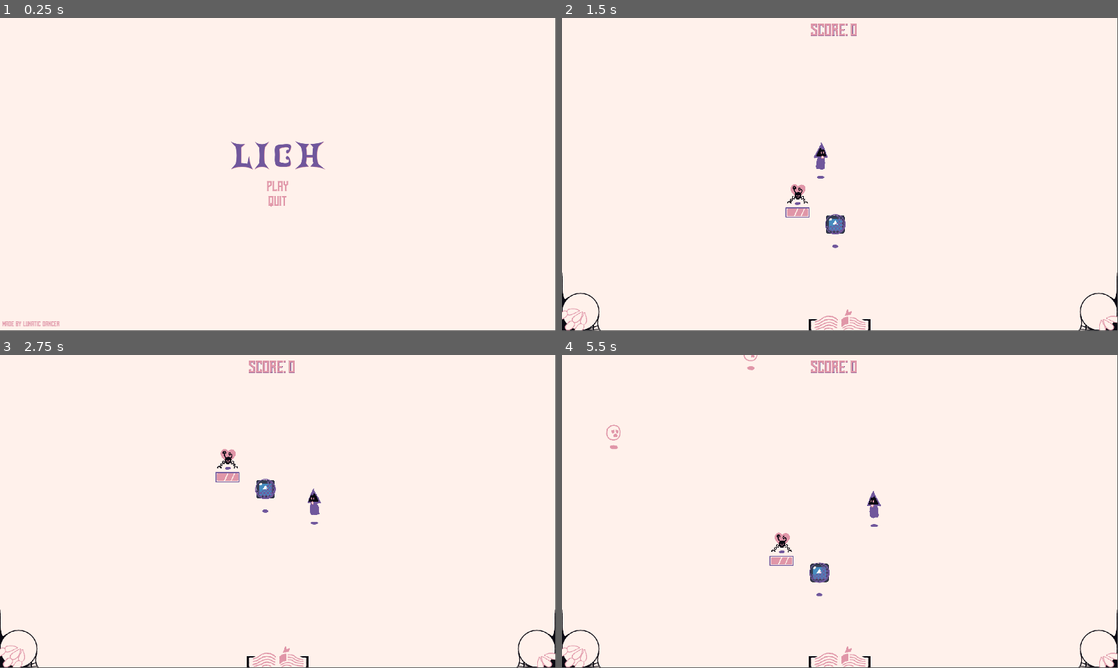
Above: before the commit, frames 1-4 (two rows, left to right).
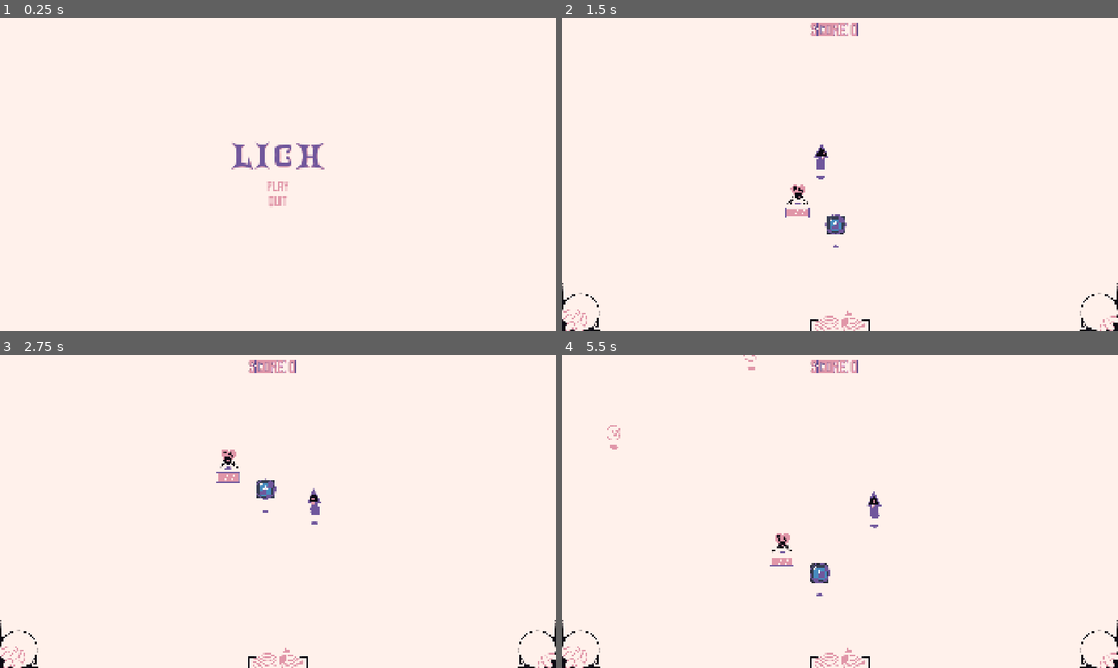
Above: after the commit, the same moments.

Repository: LunaticDancer/Lich
Game: Godot game, scene res://core/world.tscn
Two runs of this game, one before a commit and one after it. Both use one fixed random seed, a clock stepped at 60 frames per second and the inputs below. The engine's default icon, where the game draws it, is replaced by a stand-in: a white triangle on a blue panel in a dark square.
Inputs (mouse positions are in pixels of both pictures, inside the frame that each line leads up to):
- Up to frame 1 (0.25 s): no input
- Up to frame 2 (1.5 s): click "Play" at 0.5 s; move the mouse to (962, 158) at 1.27 s; hold Right (right) from 1.28 s (still down); hold Right mouse button (ability) from 1.28 s (still down)
- Up to frame 3 (2.75 s): move the mouse to (166, 527) at 2.02 s; release Right (right) at 2.03 s; release Right mouse button (ability) at 2.03 s; hold Down (down) from 2.03 s (still down); click (166, 527) at 2.1 s
- Up to frame 4 (5.5 s): move the mouse to (895, 442) at 2.77 s; release Down (down) at 2.78 s; hold Right (right) 2.78-3.53 s; hold Space (dodge) 2.78-3.53 s; move the mouse to (812, 574) at 3.52 s; hold Up (up) 3.53-4.28 s; tap R (restore) at 3.6 s; move the mouse to (1006, 558) at 4.27 s; hold Right mouse button (ability) 4.28-5.03 s; hold Left (left) from 4.28 s (still down); move the mouse to (673, 464) at 5.02 s; click (673, 464) at 5.1 s
In our replay, the window is 799x449 before the commit and 800x450 after it. These sizes can differ from the game's own. Grey fills any space a smaller window leaves; there, only what the larger window draws over its background counts as a difference.

The runs differ from the first frame. In frame 1, 0.5% of the frame differs, in the area x 0-59%, y 39-99%; in frame 2, 1.1%; in frame 3, 1.1%; in frame 4, 1.2%, in the area x 0-100%, y 0-100%.

Commit message:
update to Godot 4.5, fixed UI scaling

Diff:
--- a/core/game_controller.gd
+++ b/core/game_controller.gd
@@ -21,7 +21,7 @@
 
 # Called when the node enters the scene tree for the first time.
 func _ready():
-	DisplayServer.window_set_mode(DisplayServer.WINDOW_MODE_FULLSCREEN)
+	# DisplayServer.window_set_mode(DisplayServer.WINDOW_MODE_FULLSCREEN)
 	Input.set_custom_mouse_cursor(hand_cursor, Input.CURSOR_ARROW, Vector2(63,63))
 
 # Called every frame. 'delta' is the elapsed time since the previous frame.
--- a/core/world.tscn
+++ b/core/world.tscn
@@ -15,13 +15,13 @@
 [ext_resource type="Texture2D" uid="uid://dghrmefrjqvnc" path="res://ui/DashBook.png" id="9_buipd"]
 [ext_resource type="Texture2D" uid="uid://ddml00rfkucsy" path="res://ui/Dash1.png" id="10_kav2h"]
 [ext_resource type="Texture2D" uid="uid://bopfaewgn8nmg" path="res://ui/Dash2.png" id="11_bkyve"]
-[ext_resource type="Shader" path="res://enemies/blood_vfx/blood_splatter.gdshader" id="13_wbq3w"]
+[ext_resource type="Shader" uid="uid://bhr5slljm8npe" path="res://enemies/blood_vfx/blood_splatter.gdshader" id="13_wbq3w"]
 
 [sub_resource type="StyleBoxEmpty" id="StyleBoxEmpty_8qm36"]
 
+[sub_resource type="StyleBoxEmpty" id="StyleBoxEmpty_ad0g2"]
+
 [sub_resource type="StyleBoxEmpty" id="StyleBoxEmpty_yuoex"]
-
-[sub_resource type="StyleBoxEmpty" id="StyleBoxEmpty_ad0g2"]
 
 [sub_resource type="StyleBoxEmpty" id="StyleBoxEmpty_ywihm"]
 
@@ -53,11 +53,15 @@
 anchors_preset = 15
 anchor_right = 1.0
 anchor_bottom = 1.0
+offset_right = 1280.0
+offset_bottom = 600.0
 grow_horizontal = 2
 grow_vertical = 2
+size_flags_horizontal = 3
+size_flags_vertical = 3
 
 [node name="VBoxContainer" type="VBoxContainer" parent="UI/MainMenu"]
-layout_mode = 2
+layout_mode = 0
 offset_left = 420.0
 offset_right = 1500.0
 offset_bottom = 1080.0
@@ -77,30 +81,30 @@
 [node name="Play" type="Button" parent="UI/MainMenu/VBoxContainer"]
 layout_mode = 2
 theme_override_colors/font_color = Color(0.878431, 0.588235, 0.658824, 1)
-theme_override_colors/font_pressed_color = Color(0.0392157, 0.0352941, 0.0705882, 1)
-theme_override_colors/font_hover_color = Color(0.439216, 0.341176, 0.611765, 1)
-theme_override_colors/font_focus_color = Color(0.439216, 0.341176, 0.611765, 1)
+theme_override_colors/font_focus_color = Color(0.439216, 0.341176, 0.611765, 1)
+theme_override_colors/font_pressed_color = Color(0.0392157, 0.0352941, 0.0705882, 1)
+theme_override_colors/font_hover_color = Color(0.439216, 0.341176, 0.611765, 1)
 theme_override_constants/outline_size = 0
 theme_override_fonts/font = ExtResource("5_ncdfs")
 theme_override_font_sizes/font_size = 48
 theme_override_styles/normal = SubResource("StyleBoxEmpty_8qm36")
-theme_override_styles/hover = SubResource("StyleBoxEmpty_yuoex")
-theme_override_styles/pressed = SubResource("StyleBoxEmpty_ad0g2")
+theme_override_styles/pressed = SubResource("StyleBoxEmpty_ad0g2")
+theme_override_styles/hover = SubResource("StyleBoxEmpty_yuoex")
 theme_override_styles/focus = SubResource("StyleBoxEmpty_ywihm")
 text = "Play"
 
 [node name="Quit" type="Button" parent="UI/MainMenu/VBoxContainer"]
 layout_mode = 2
 theme_override_colors/font_color = Color(0.878431, 0.588235, 0.658824, 1)
-theme_override_colors/font_pressed_color = Color(0.0392157, 0.0352941, 0.0705882, 1)
-theme_override_colors/font_hover_color = Color(0.439216, 0.341176, 0.611765, 1)
-theme_override_colors/font_focus_color = Color(0.439216, 0.341176, 0.611765, 1)
+theme_override_colors/font_focus_color = Color(0.439216, 0.341176, 0.611765, 1)
+theme_override_colors/font_pressed_color = Color(0.0392157, 0.0352941, 0.0705882, 1)
+theme_override_colors/font_hover_color = Color(0.439216, 0.341176, 0.611765, 1)
 theme_override_constants/outline_size = 0
 theme_override_fonts/font = ExtResource("5_ncdfs")
 theme_override_font_sizes/font_size = 48
 theme_override_styles/normal = SubResource("StyleBoxEmpty_8qm36")
-theme_override_styles/hover = SubResource("StyleBoxEmpty_yuoex")
-theme_override_styles/pressed = SubResource("StyleBoxEmpty_ad0g2")
+theme_override_styles/pressed = SubResource("StyleBoxEmpty_ad0g2")
+theme_override_styles/hover = SubResource("StyleBoxEmpty_yuoex")
 theme_override_styles/focus = SubResource("StyleBoxEmpty_ywihm")
 text = "Quit"
 
@@ -130,11 +134,13 @@
 anchors_preset = 15
 anchor_right = 1.0
 anchor_bottom = 1.0
+offset_right = 1280.0
+offset_bottom = 600.0
 grow_horizontal = 2
 grow_vertical = 2
 
 [node name="VBoxContainer" type="VBoxContainer" parent="UI/AbilityPickUpScreen"]
-layout_mode = 2
+layout_mode = 0
 offset_left = 420.0
 offset_right = 1500.0
 offset_bottom = 1080.0
@@ -176,15 +182,15 @@
 [node name="TakeAbility" type="Button" parent="UI/AbilityPickUpScreen/VBoxContainer/HBoxContainer"]
 layout_mode = 2
 theme_override_colors/font_color = Color(0.878431, 0.588235, 0.658824, 1)
-theme_override_colors/font_pressed_color = Color(0.0392157, 0.0352941, 0.0705882, 1)
-theme_override_colors/font_hover_color = Color(0.439216, 0.341176, 0.611765, 1)
-theme_override_colors/font_focus_color = Color(0.439216, 0.341176, 0.611765, 1)
+theme_override_colors/font_focus_color = Color(0.439216, 0.341176, 0.611765, 1)
+theme_override_colors/font_pressed_color = Color(0.0392157, 0.0352941, 0.0705882, 1)
+theme_override_colors/font_hover_color = Color(0.439216, 0.341176, 0.611765, 1)
 theme_override_constants/outline_size = 0
 theme_override_fonts/font = ExtResource("5_ncdfs")
 theme_override_font_sizes/font_size = 64
 theme_override_styles/normal = SubResource("StyleBoxEmpty_8qm36")
-theme_override_styles/hover = SubResource("StyleBoxEmpty_yuoex")
-theme_override_styles/pressed = SubResource("StyleBoxEmpty_ad0g2")
+theme_override_styles/pressed = SubResource("StyleBoxEmpty_ad0g2")
+theme_override_styles/hover = SubResource("StyleBoxEmpty_yuoex")
 theme_override_styles/focus = SubResource("StyleBoxEmpty_ywihm")
 text = "Take"
 
@@ -195,15 +201,15 @@
 [node name="DiscardAbility" type="Button" parent="UI/AbilityPickUpScreen/VBoxContainer/HBoxContainer"]
 layout_mode = 2
 theme_override_colors/font_color = Color(0.878431, 0.588235, 0.658824, 1)
-theme_override_colors/font_pressed_color = Color(0.0392157, 0.0352941, 0.0705882, 1)
-theme_override_colors/font_hover_color = Color(0.439216, 0.341176, 0.611765, 1)
-theme_override_colors/font_focus_color = Color(0.439216, 0.341176, 0.611765, 1)
+theme_override_colors/font_focus_color = Color(0.439216, 0.341176, 0.611765, 1)
+theme_override_colors/font_pressed_color = Color(0.0392157, 0.0352941, 0.0705882, 1)
+theme_override_colors/font_hover_color = Color(0.439216, 0.341176, 0.611765, 1)
 theme_override_constants/outline_size = 0
 theme_override_fonts/font = ExtResource("5_ncdfs")
 theme_override_font_sizes/font_size = 64
 theme_override_styles/normal = SubResource("StyleBoxEmpty_8qm36")
-theme_override_styles/hover = SubResource("StyleBoxEmpty_yuoex")
-theme_override_styles/pressed = SubResource("StyleBoxEmpty_ad0g2")
+theme_override_styles/pressed = SubResource("StyleBoxEmpty_ad0g2")
+theme_override_styles/hover = SubResource("StyleBoxEmpty_yuoex")
 theme_override_styles/focus = SubResource("StyleBoxEmpty_ywihm")
 text = "Discard
 "
@@ -215,11 +221,13 @@
 anchors_preset = 15
 anchor_right = 1.0
 anchor_bottom = 1.0
+offset_right = 1280.0
+offset_bottom = 600.0
 grow_horizontal = 2
 grow_vertical = 2
 
 [node name="VBoxContainer" type="VBoxContainer" parent="UI/PauseMenu"]
-layout_mode = 2
+layout_mode = 0
 offset_left = 420.0
 offset_right = 1500.0
 offset_bottom = 1080.0
@@ -239,45 +247,45 @@
 [node name="Resume" type="Button" parent="UI/PauseMenu/VBoxContainer"]
 layout_mode = 2
 theme_override_colors/font_color = Color(0.878431, 0.588235, 0.658824, 1)
-theme_override_colors/font_pressed_color = Color(0.0392157, 0.0352941, 0.0705882, 1)
-theme_override_colors/font_hover_color = Color(0.439216, 0.341176, 0.611765, 1)
-theme_override_colors/font_focus_color = Color(0.439216, 0.341176, 0.611765, 1)
+theme_override_colors/font_focus_color = Color(0.439216, 0.341176, 0.611765, 1)
+theme_override_colors/font_pressed_color = Color(0.0392157, 0.0352941, 0.0705882, 1)
+theme_override_colors/font_hover_color = Color(0.439216, 0.341176, 0.611765, 1)
 theme_override_constants/outline_size = 0
 theme_override_fonts/font = ExtResource("5_ncdfs")
 theme_override_font_sizes/font_size = 48
 theme_override_styles/normal = SubResource("StyleBoxEmpty_8qm36")
-theme_override_styles/hover = SubResource("StyleBoxEmpty_yuoex")
-theme_override_styles/pressed = SubResource("StyleBoxEmpty_ad0g2")
+theme_override_styles/pressed = SubResource("StyleBoxEmpty_ad0g2")
+theme_override_styles/hover = SubResource("StyleBoxEmpty_yuoex")
 theme_override_styles/focus = SubResource("StyleBoxEmpty_ywihm")
 text = "Resume"
 
 [node name="Reset" type="Button" parent="UI/PauseMenu/VBoxContainer"]
 layout_mode = 2
 theme_override_colors/font_color = Color(0.878431, 0.588235, 0.658824, 1)
-theme_override_colors/font_pressed_color = Color(0.0392157, 0.0352941, 0.0705882, 1)
-theme_override_colors/font_hover_color = Color(0.439216, 0.341176, 0.611765, 1)
-theme_override_colors/font_focus_color = Color(0.439216, 0.341176, 0.611765, 1)
+theme_override_colors/font_focus_color = Color(0.439216, 0.341176, 0.611765, 1)
+theme_override_colors/font_pressed_color = Color(0.0392157, 0.0352941, 0.0705882, 1)
+theme_override_colors/font_hover_color = Color(0.439216, 0.341176, 0.611765, 1)
 theme_override_constants/outline_size = 0
 theme_override_fonts/font = ExtResource("5_ncdfs")
 theme_override_font_sizes/font_size = 48
 theme_override_styles/normal = SubResource("StyleBoxEmpty_8qm36")
-theme_override_styles/hover = SubResource("StyleBoxEmpty_yuoex")
-theme_override_styles/pressed = SubResource("StyleBoxEmpty_ad0g2")
+theme_override_styles/pressed = SubResource("StyleBoxEmpty_ad0g2")
+theme_override_styles/hover = SubResource("StyleBoxEmpty_yuoex")
 theme_override_styles/focus = SubResource("StyleBoxEmpty_ywihm")
 text = "Restart"
 
 [node name="ToMenu" type="Button" parent="UI/PauseMenu/VBoxContainer"]
 layout_mode = 2
 theme_override_colors/font_color = Color(0.878431, 0.588235, 0.658824, 1)
-theme_override_colors/font_pressed_color = Color(0.0392157, 0.0352941, 0.0705882, 1)
-theme_override_colors/font_hover_color = Color(0.439216, 0.341176, 0.611765, 1)
-theme_override_colors/font_focus_color = Color(0.439216, 0.341176, 0.611765, 1)
+theme_override_colors/font_focus_color = Color(0.439216, 0.341176, 0.611765, 1)
+theme_override_colors/font_pressed_color = Color(0.0392157, 0.0352941, 0.0705882, 1)
+theme_override_colors/font_hover_color = Color(0.439216, 0.341176, 0.611765, 1)
 theme_override_constants/outline_size = 0
 theme_override_fonts/font = ExtResource("5_ncdfs")
 theme_override_font_sizes/font_size = 48
 theme_override_styles/normal = SubResource("StyleBoxEmpty_8qm36")
-theme_override_styles/hover = SubResource("StyleBoxEmpty_yuoex")
-theme_override_styles/pressed = SubResource("StyleBoxEmpty_ad0g2")
+theme_override_styles/pressed = SubResource("StyleBoxEmpty_ad0g2")
+theme_override_styles/hover = SubResource("StyleBoxEmpty_yuoex")
 theme_override_styles/focus = SubResource("StyleBoxEmpty_ywihm")
 text = "To Menu"
 
@@ -290,6 +298,8 @@
 anchor_bottom = 1.0
 grow_horizontal = 2
 grow_vertical = 2
+size_flags_horizontal = 3
+size_flags_vertical = 3
 mouse_filter = 2
 script = ExtResource("4_kj8t1")
 
@@ -472,11 +482,13 @@
 anchors_preset = 15
 anchor_right = 1.0
 anchor_bottom = 1.0
+offset_right = 1280.0
+offset_bottom = 600.0
 grow_horizontal = 2
 grow_vertical = 2
 
 [node name="VBoxContainer" type="VBoxContainer" parent="UI/DeathScreen"]
-layout_mode = 2
+layout_mode = 0
 offset_left = 420.0
 offset_right = 1500.0
 offset_bottom = 1080.0
--- a/project.godot
+++ b/project.godot
@@ -12,15 +12,17 @@
 
 config/name="Lich"
 run/main_scene="res://core/world.tscn"
-config/features=PackedStringArray("4.2", "Mobile")
+config/features=PackedStringArray("4.5", "Mobile")
 config/icon="res://icon.svg"
 
 [display]
 
 window/size/viewport_width=1920
 window/size/viewport_height=1080
+window/size/mode=3
 window/size/borderless=true
-window/stretch/aspect="keep_height"
+window/stretch/mode="canvas_items"
+window/stretch/aspect="expand"
 mouse_cursor/custom_image="res://core/sprites/Cursor2.png"
 mouse_cursor/custom_image_hotspot=Vector2(63, 63)
 
@@ -28,56 +30,56 @@
 
 up={
 "deadzone": 0.5,
-"events": [Object(InputEventKey,"resource_local_to_scene":fa …(175 unchanged characters)… ode":4194320,"key_label":0,"unicode":0,"echo":false,"script":null)
-, Object(InputEventKey,"resource_local_to_scene":false,"reso …(163 unchanged characters)… eycode":87,"key_label":0,"unicode":119,"echo":false,"script":null)
+"events": [Object(InputEventKey,"resource_local_to_scene":fa …(175 unchanged characters)… ode":4194320,"key_label":0,"unicode":0,"location":0,"echo":false,"script":null)
+, Object(InputEventKey,"resource_local_to_scene":false,"reso …(163 unchanged characters)… eycode":87,"key_label":0,"unicode":119,"location":0,"echo":false,"script":null)
 ]
 }
 down={
 "deadzone": 0.5,
-"events": [Object(InputEventKey,"resource_local_to_scene":fa …(175 unchanged characters)… ode":4194322,"key_label":0,"unicode":0,"echo":false,"script":null)
-, Object(InputEventKey,"resource_local_to_scene":false,"reso …(163 unchanged characters)… eycode":83,"key_label":0,"unicode":115,"echo":false,"script":null)
+"events": [Object(InputEventKey,"resource_local_to_scene":fa …(175 unchanged characters)… ode":4194322,"key_label":0,"unicode":0,"location":0,"echo":false,"script":null)
+, Object(InputEventKey,"resource_local_to_scene":false,"reso …(163 unchanged characters)… eycode":83,"key_label":0,"unicode":115,"location":0,"echo":false,"script":null)
 ]
 }
 left={
 "deadzone": 0.5,
-"events": [Object(InputEventKey,"resource_local_to_scene":fa …(175 unchanged characters)… ode":4194319,"key_label":0,"unicode":0,"echo":false,"script":null)
-, Object(InputEventKey,"resource_local_to_scene":false,"reso …(162 unchanged characters)… keycode":65,"key_label":0,"unicode":97,"echo":false,"script":null)
+"events": [Object(InputEventKey,"resource_local_to_scene":fa …(175 unchanged characters)… ode":4194319,"key_label":0,"unicode":0,"location":0,"echo":false,"script":null)
+, Object(InputEventKey,"resource_local_to_scene":false,"reso …(162 unchanged characters)… keycode":65,"key_label":0,"unicode":97,"location":0,"echo":false,"script":null)
 ]
 }
 right={
 "deadzone": 0.5,
-"events": [Object(InputEventKey,"resource_local_to_scene":fa …(175 unchanged characters)… ode":4194321,"key_label":0,"unicode":0,"echo":false,"script":null)
-, Object(InputEventKey,"resource_local_to_scene":false,"reso …(163 unchanged characters)… eycode":68,"key_label":0,"unicode":100,"echo":false,"script":null)
+"events": [Object(InputEventKey,"resource_local_to_scene":fa …(175 unchanged characters)… ode":4194321,"key_label":0,"unicode":0,"location":0,"echo":false,"script":null)
+, Object(InputEventKey,"resource_local_to_scene":false,"reso …(163 unchanged characters)… eycode":68,"key_label":0,"unicode":100,"location":0,"echo":false,"script":null)
 ]
 }
 attack={
 "deadzone": 0.5,
 "events": [Object(InputEventMouseButton,"resource_local_to_scene":false,"resource_name":"","device":-1,"window_id":0,"a …(257 unchanged characters)…
-, Object(InputEventKey,"resource_local_to_scene":false,"reso …(163 unchanged characters)… eycode":69,"key_label":0,"unicode":101,"echo":false,"script":null)
+, Object(InputEventKey,"resource_local_to_scene":false,"reso …(163 unchanged characters)… eycode":69,"key_label":0,"unicode":101,"location":0,"echo":false,"script":null)
 ]
 }
 ability={
 "deadzone": 0.5,
 "events": [Object(InputEventMouseButton,"resource_local_to_scene":false,"resource_name":"","device":-1,"window_id":0,"a …(258 unchanged characters)…
-, Object(InputEventKey,"resource_local_to_scene":false,"reso …(163 unchanged characters)… eycode":81,"key_label":0,"unicode":113,"echo":false,"script":null)
+, Object(InputEventKey,"resource_local_to_scene":false,"reso …(163 unchanged characters)… eycode":81,"key_label":0,"unicode":113,"location":0,"echo":false,"script":null)
 ]
 }
 dodge={
 "deadzone": 0.5,
-"events": [Object(InputEventKey,"resource_local_to_scene":fa …(171 unchanged characters)… keycode":32,"key_label":0,"unicode":32,"echo":false,"script":null)
+"events": [Object(InputEventKey,"resource_local_to_scene":fa …(171 unchanged characters)… keycode":32,"key_label":0,"unicode":32,"location":0,"echo":false,"script":null)
 , Object(InputEventMouseButton,"resource_local_to_scene":false,"resource_name":"","device":-1,"window_id":0,"alt_presse …(249 unchanged characters)…
 ]
 }
 restore={
 "deadzone": 0.5,
-"events": [Object(InputEventKey,"resource_local_to_scene":fa …(172 unchanged characters)… eycode":82,"key_label":0,"unicode":114,"echo":false,"script":null)
-, Object(InputEventKey,"resource_local_to_scene":false,"reso …(166 unchanged characters)… ode":4194325,"key_label":0,"unicode":0,"echo":false,"script":null)
+"events": [Object(InputEventKey,"resource_local_to_scene":fa …(172 unchanged characters)… eycode":82,"key_label":0,"unicode":114,"location":0,"echo":false,"script":null)
+, Object(InputEventKey,"resource_local_to_scene":false,"reso …(166 unchanged characters)… ode":4194325,"key_label":0,"unicode":0,"location":0,"echo":false,"script":null)
 ]
 }
 pause={
 "deadzone": 0.5,
-"events": [Object(InputEventKey,"resource_local_to_scene":fa …(175 unchanged characters)… ode":4194305,"key_label":0,"unicode":0,"echo":false,"script":null)
-, Object(InputEventKey,"resource_local_to_scene":false,"reso …(166 unchanged characters)… ode":4194308,"key_label":0,"unicode":0,"echo":false,"script":null)
+"events": [Object(InputEventKey,"resource_local_to_scene":fa …(175 unchanged characters)… ode":4194305,"key_label":0,"unicode":0,"location":0,"echo":false,"script":null)
+, Object(InputEventKey,"resource_local_to_scene":false,"reso …(166 unchanged characters)… ode":4194308,"key_label":0,"unicode":0,"location":0,"echo":false,"script":null)
 ]
 }
 
Not shown, added: abilities/ability.gd.uid
Not shown, changed: abilities/ability_bubble.png.import
Not shown, added: abilities/ability_pick_up.gd.uid
Not shown, added: abilities/basic_dart/basic_dart_ability.gd.uid
Not shown, changed: abilities/basic_dart/basic_dart_icon.png.import
Not shown, added: abilities/basic_dart/basic_dart_particle.gd.uid
Not shown, added: abilities/basic_dart/basic_dart_projectile.gd.uid
Not shown, changed: abilities/basic_dart/dart_particle_spritesheet.png.import
Not shown, changed: abilities/basic_dart/dart_projectile_spritesheet.png.import
Not shown, changed: abilities/shield/shield.png.import
Not shown, added: abilities/shield/shield_ability.gd.uid
Not shown, changed: abilities/shield/shield_ability_effect.png.import
(and 46 more such lines)
